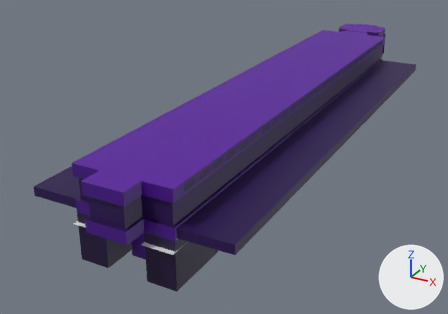
Renders of the Blender file 3d/blender/dtProject/level1.blend from each side of a commit.
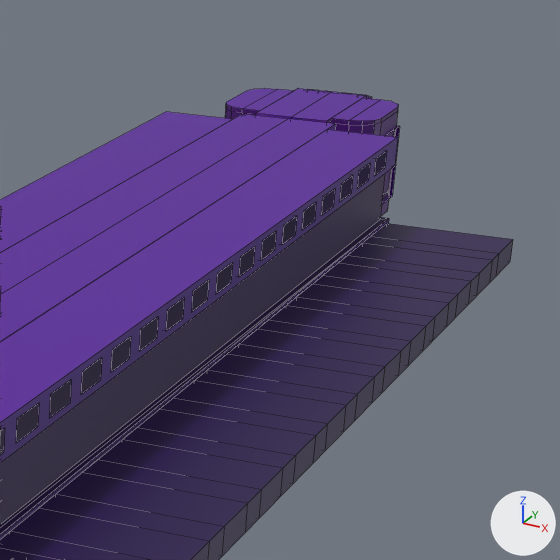
The first picture shows the older version from a 50 mm lens placed at (44.6, -146.5, 39.9), pointed at (-9.1, -49.0, -8.8). The close-ups show both versions on the part from 62% to 96% of the width and 0% to 48% of the height of that picture; other places that the commit changed are outside them. Lighting does not change. The marker at lower right points along +X, +Y and +Z. The close-ups show mesh edges as thin lines.

The scene before the commit, as lines of its bpy script (objects in view):
```python
me_cube = bpy.data.meshes.new('Cube')
me_cube.from_pydata(...)  # 531 vertices, 345 faces; spans x 0.0..15.8, y -95.5..12.1, z -8.4..6.1
me_cube.polygons.foreach_set('use_smooth', [True] * 345)
me_cube.materials.append(mat_testcolor)  # picture img_colorpalatte_png
me_cube_003 = bpy.data.meshes.new('Cube.003')
me_cube_003.from_pydata(...)  # 22 vertices, 5 faces, 4 loose edges; spans x 0.0..7.8, y -95.5..10.6, z 6.1
me_cube_003.polygons.foreach_set('use_smooth', [True] * 5)
me_cube_003.materials.append(mat_testcolor)  # picture img_colorpalatte_png
me_cube_004 = bpy.data.meshes.new('Cube.004')
me_cube_004.from_pydata(...)  # 288 vertices, 120 faces, 96 loose edges; spans x 7.6..7.8, y -89.5..-3.4, z 4.6..5.8
me_cube_004.polygons.foreach_set('use_smooth', [True] * 120)
me_cube_004.materials.append(mat_testcolor)  # picture img_colorpalatte_png
ob_lampt = bpy.data.objects.new('lampT', me_cube_004)
ob_lampt.location = (0.0, 0.0, 0.95)
_m = ob_lampt.modifiers.new('Mirror', 'MIRROR')
_m.use_clip = True
ob_levelb = bpy.data.objects.new('levelB', me_cube)
ob_levelb.location = (0.0, 0.0, 0.95)
_m = ob_levelb.modifiers.new('Mirror', 'MIRROR')
_m.use_clip = True
ob_roof = bpy.data.objects.new('roof', me_cube_003)
ob_roof.location = (0.0, 0.0, 0.95)
_m = ob_roof.modifiers.new('Mirror', 'MIRROR')
_m.use_clip = True
```
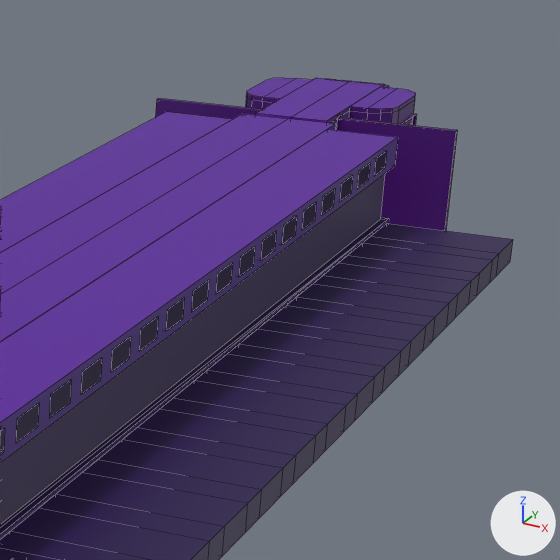
What the commit changed:
me_cube is used by ob_levelb; location (0.0, 0.0, 0.95).
me_cube had 531 vertices, 345 faces and spanned x 0.0..15.8, y -95.5..12.1, z -8.4..6.1.
me_cube now has 543 vertices, 354 faces and spans x 0.0..15.8, y -95.5..16.3, z -8.4..6.1.
Part 1, on me_cube:
3 vertices are removed from x 4.5..5.3, y 2.5..4.0, z -1.0..5.8.
21 faces are deleted.
33 vertices in x 0.0..5.5, y 8.0..12.1, z -1.0..6.1 move by (0.0, 4.2, 0.0).
10 vertices in x 2.4..5.5, y 2.3..4.0, z 0.0..5.8 move by (0.0, 4.3, 0.0).
3 vertices in x 4.5, y 9.4, z -1.0..6.1 move by (0.8, 2.9, 0.0).
3 vertices in x 5.1, y 8.8, z -1.0..6.1 move by (0.2, -0.6, 0.0).
3 vertices in x 5.3, y 8.0, z -1.0..6.1 move by (-0.2, -0.6, 0.0).
3 vertices in x 0.0..2.4, y 2.3, z -1.0..6.1 move by (0.0, 1.5, 0.0).
16 vertices move from x 0.0..5.3, y 2.3..11.8, z -1.0..6.1 to x 0.0..10.3, y 3.8..13.9, z -1.0..6.1.
8 vertices are added at x 0.0..4.5, y 3.8..14.8, z -1.0..6.1.
7 new vertices lie (0.0, 0.0, -6.8) away from vertices in x 0.0..5.3, y 2.3..11.8, z -1.0..5.8.
30 new faces join them.
me_cube_003 has 22 vertices, 5 faces, 4 loose edges and spans x 0.0..7.8, y -95.5..10.6, z 6.1.
me_cube_003 is used by ob_roof; location (0.0, 0.0, 0.95).
me_cube_003 part 2: all 12 vertices in x 0.0..5.3, y 2.3..10.6, z 6.1 are moved by (0.0, 4.2, 0.0).

What differs and where, as boxes (x1, y1, x2, y2) in the close-ups (560 x 560 px; the box of a moved part takes in the faces that stretch with it):
'levelB', reshaped
    before: (0, 89, 513, 560)
    after: (0, 84, 513, 560)
'roof', reshaped
    before: (0, 88, 398, 422)
    after: (0, 78, 415, 422)
part 1 of me_cube, moved or reshaped
    before: (225, 89, 400, 217)
    after: (155, 84, 457, 231)
part 2 of me_cube_003, moved or reshaped
    before: (226, 88, 398, 121)
    after: (247, 78, 415, 121)
